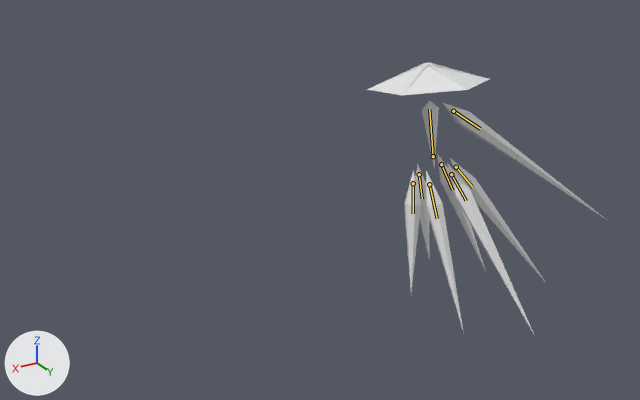
What one commit did to the glTF model glb_imports/Clarity.glb.
The view is the same before and after, from a 50 mm camera at (60.5, 75.4, 40.2) aimed at (13.8, -2.4, 1.3). Lighting does not change. The marker at lower left points along +X, +Y and +Z. The picture after the commit comes second. Both versions are drawn at frame 14 of the action 'RaiseLeftSliceFast'; the numbers are the values there. The bones that change, and the others that lie on the model, are drawn over the model as lines.

Names of what the first picture shows: 'Arm', 'BackLeft', 'BackRight', 'Center', 'FrontLeft', 'FrontRight', 'Hat', 'MiddleLeft', 'MiddleRight'.
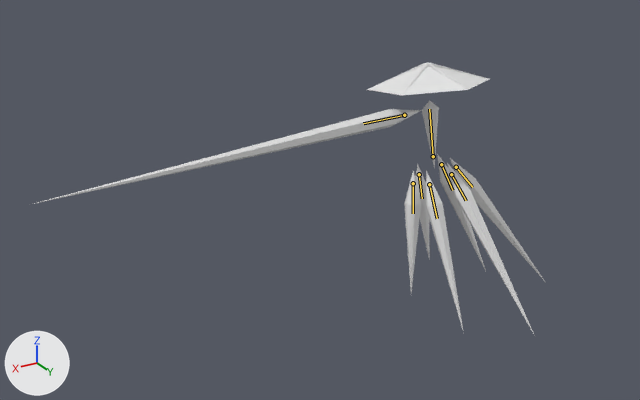
The change, as a list of edits to the scene's bpy script:
```text
Change bone_arm:
    where bone_arm = bpy.data.objects['Armature'].pose.bones['Arm']  # child of 'Center'
    bone_arm.location: (0.0, 0.0, 0.0) -> (-2.67, -7.29, 0.23)
    bone_arm.rotation_quaternion: (0.999, 0.006, 0.005, 0.043) -> (-0.028, 0.943, -0.231, -0.24)  # degrees (1, 1, 5) -> degrees (176, 28, -28)
```

Boxes [x1, y1, x2, y2] around the edits, measured in the pictures (640 x 400 px):
'Arm', posed (138% wider, 18% shorter): before [443, 103, 607, 220]; after [30, 109, 422, 205]
bone 'Arm', root to tip: before (453, 111) to (480, 128); after (404, 115) to (363, 123)
